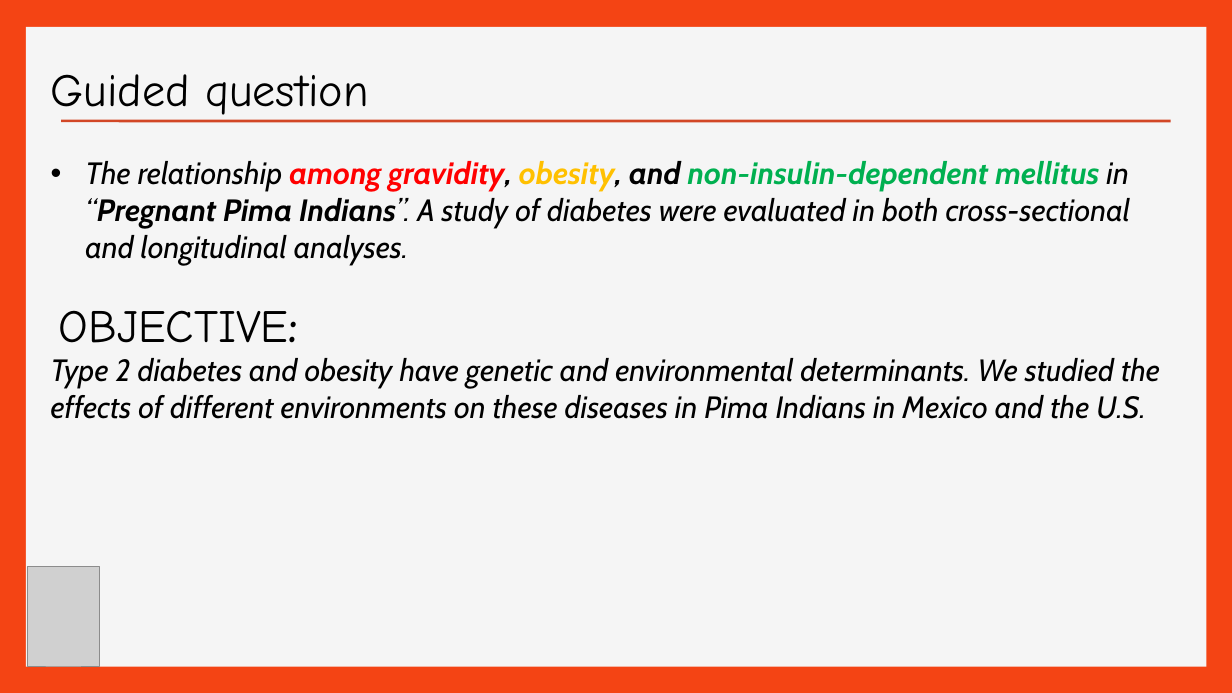
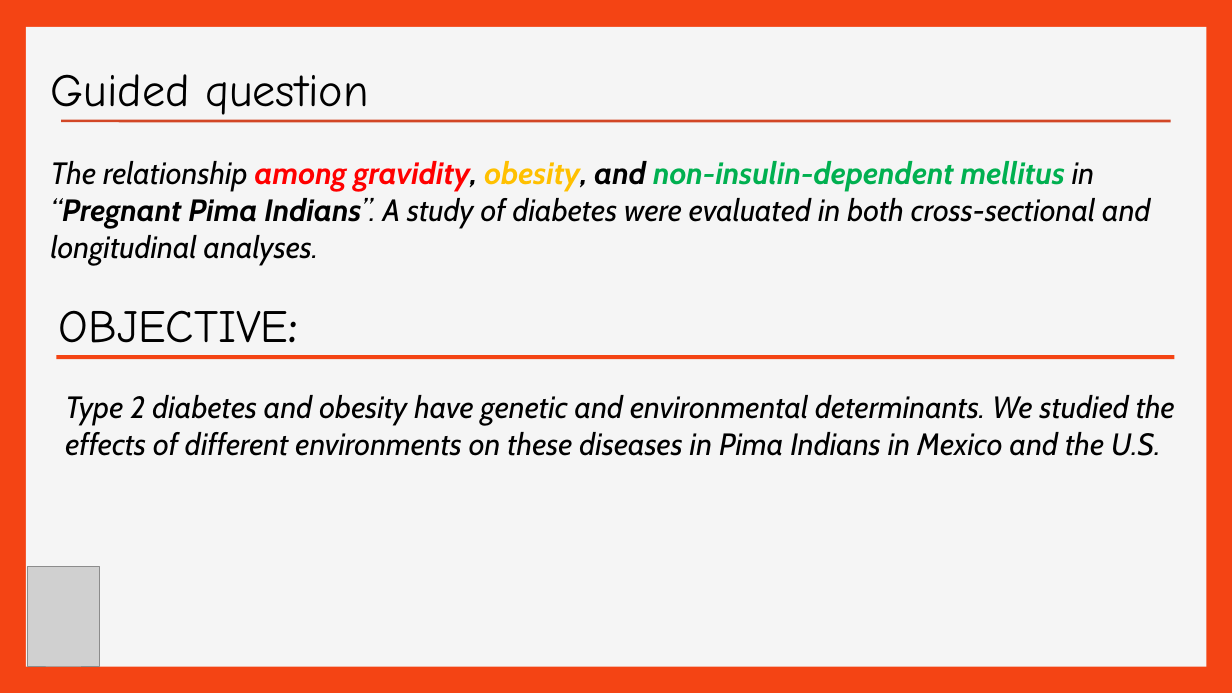
Before and after one commit to efreier12/Final-Project, a slide deck: slide 2 of Pima Indian Diabetes ( Final Project).ppt. Drawn at 1232x693 pixels with LibreOffice and Linux fonts; fonts in the diff are those of the drawing; grey boxes stand for pictures. Boxes give left, top, right and bottom in pixels: in the first picture for what was removed or moved away, otherwise in the second. Text is boxed around its words. In the diff, an @@ line names an element or a change of style, - is before the commit and + after.

```diff
--- a/Pima Indian Diabetes ( Final Project).ppt
+++ b/Pima Indian Diabetes ( Final Project).ppt
@@ text "The relationship among gravidity, obesity, ..." at box(51, 161, 1151, 265): bullet • to none @@
@@ line added from (56, 356) to (1174, 356), #F44414 3 pt @@
@@ text "Type 2 diabetes and obesity ...": place and size @@
-text "Type 2 diabetes and obesity ..." at box(51, 358, 1160, 419)
+text "Type 2 diabetes and obesity ..." at box(65, 395, 1175, 456)
```
Also in this commit, not shown: 4 other slides changed, 4 slides added, 4 slides removed.
